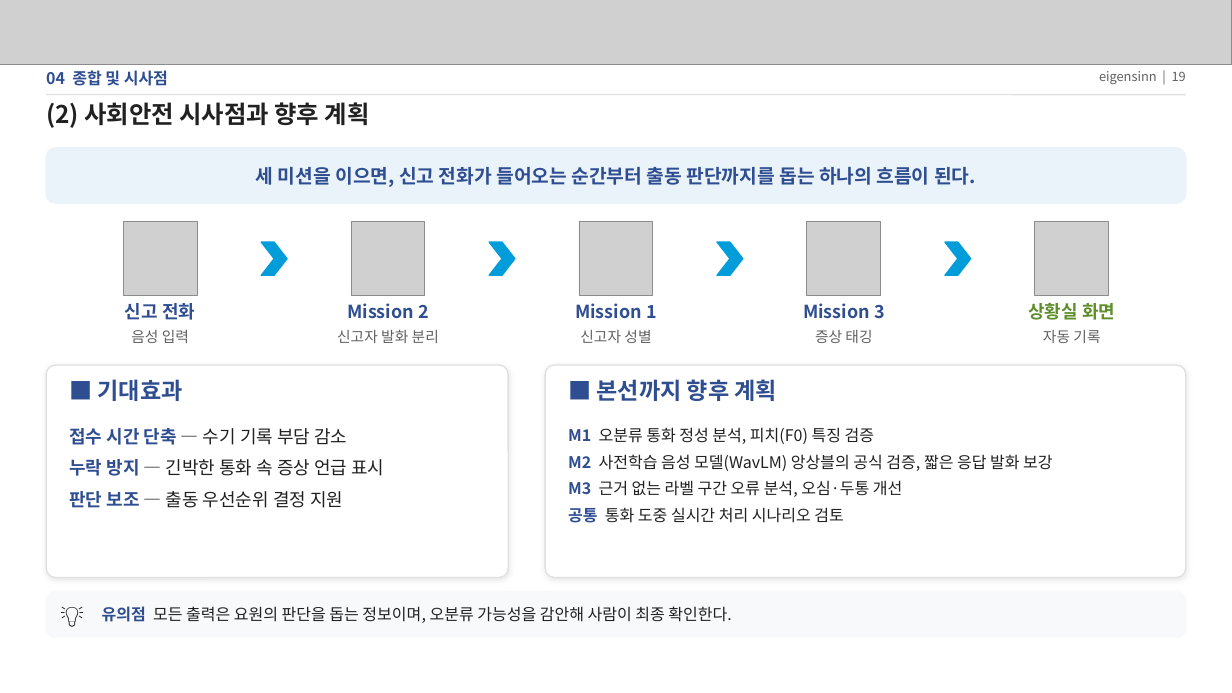
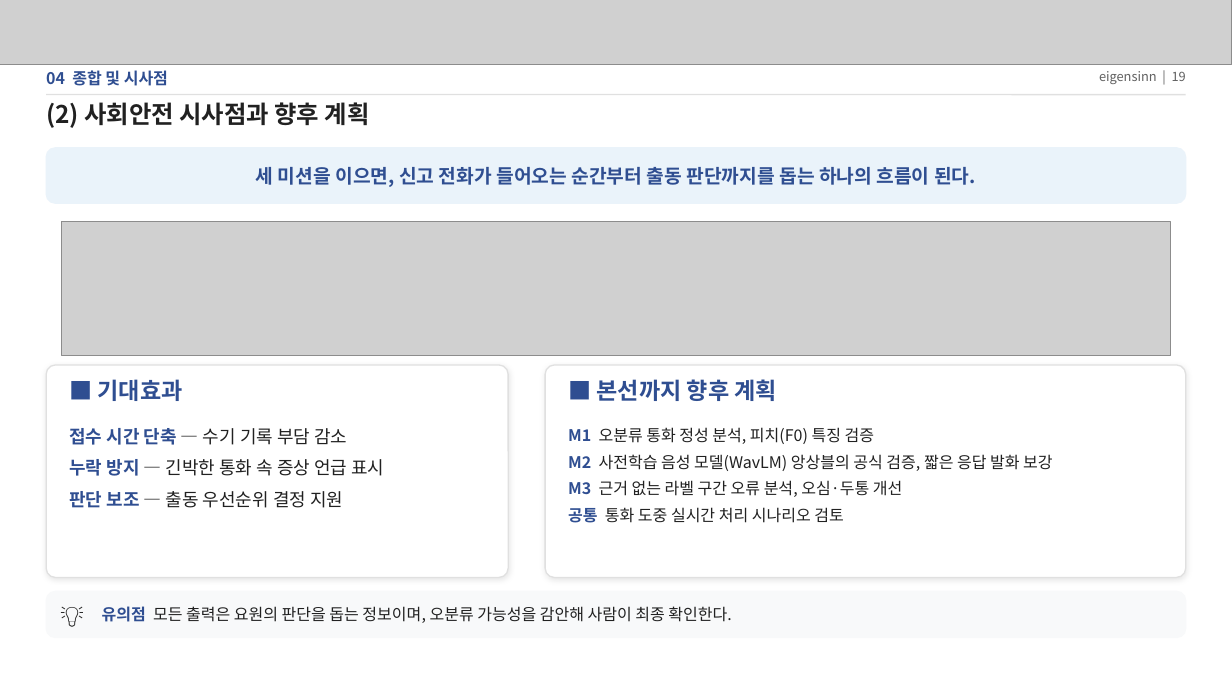
Before and after one commit to eigensinn-dcc2026/prelim, a slide deck: slide 19 of ppt/DCC2026_예선_결과정리.pptx. Drawn at 1232x693 pixels with LibreOffice and Linux fonts; fonts in the diff are those of the drawing; grey boxes stand for pictures. Boxes give left, top, right and bottom in pixels: in the first picture for what was removed or moved away, otherwise in the second. Text is boxed around its words. In the diff, an @@ line names an element or a change of style, - is before the commit and + after.

```diff
--- a/ppt/DCC2026_예선_결과정리.pptx
+++ b/ppt/DCC2026_예선_결과정리.pptx
@@ picture added at <box>62,222,1171,356</box> @@
@@ picture removed at <box>123,222,197,296</box> @@
@@ picture removed at <box>351,222,425,296</box> @@
@@ picture removed at <box>579,222,653,296</box> @@
@@ picture removed at <box>807,222,881,296</box> @@
@@ picture removed at <box>1035,222,1109,296</box> @@
@@ chevron removed at <box>262,242,287,275</box> @@
@@ chevron removed at <box>489,242,515,275</box> @@
@@ chevron removed at <box>717,242,743,275</box> @@
@@ chevron removed at <box>945,242,971,275</box> @@
@@ text removed at <box>125,303,195,320</box> @@
-신고 전화
@@ text removed at <box>347,303,429,319</box> @@
-Mission 2
@@ text removed at <box>575,303,657,319</box> @@
-Mission 1
@@ text removed at <box>803,303,885,319</box> @@
-Mission 3
@@ text removed at <box>1028,303,1115,320</box> @@
-상황실 화면
@@ text removed at <box>131,330,189,343</box> @@
-음성 입력
@@ text removed at <box>337,330,439,343</box> @@
-신고자 발화 분리
@@ text removed at <box>580,330,651,343</box> @@
-신고자 성별
@@ text removed at <box>815,330,872,343</box> @@
-증상 태깅
@@ text removed at <box>1043,330,1100,343</box> @@
-자동 기록
```
Also in this commit, not shown: 1 other slide changed, 10 other files.
